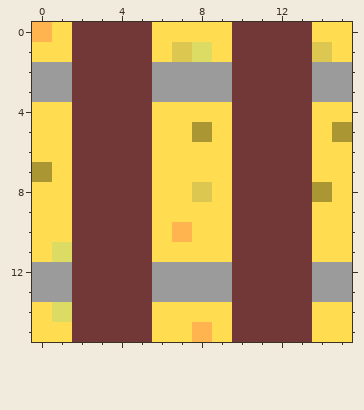
Pixel-art sprite, stored at textures/chunk_rail.png. The picture above is the old version.
The file is 16x16 pixels.
The result:
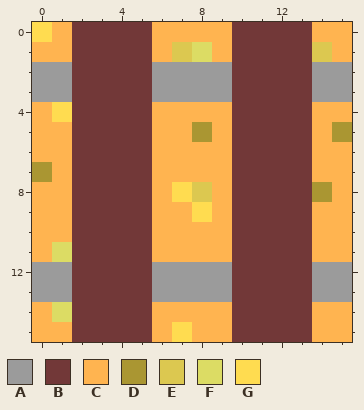
Palette (. is transparent): A #9b9b9b  B #723838  C #ffb450  D #aa9632  E #dcc850  F #dcdc64  G #ffdc50
From old to new:
Colour G becomes colour C in row 0 at x 1, 6 to 9 and 14 to 15; in row 1 at x 0 to 1, 6, 9 and 15; in row 4 at x 0, 6 to 9 and 14 to 15; in row 5 at x 0 to 1, 6 to 7, 9 and 14; in row 6 at x 0 to 1, 6 to 9 and 14 to 15; in row 7 at x 1, 6 to 9 and 14 to 15.
Colour G becomes colour C in row 8 at x 0 to 1, 6, 9 and 15; in row 9 at x 0 to 1, 6 to 7, 9 and 14 to 15; in row 10 at x 0 to 1, 6, 8 to 9 and 14 to 15; in row 11 at x 0, 6 to 9 and 14 to 15; in row 14 at x 0, 6 to 9 and 14 to 15; in row 15 at x 0 to 1, 6, 9 and 14 to 15.
Colour C becomes colour G in row 0 at x 0.
Where, in picture pixels (left, top, right, bottom), the same in both pictures:
changed: (32, 22, 72, 342)
changed: (152, 22, 352, 342)
